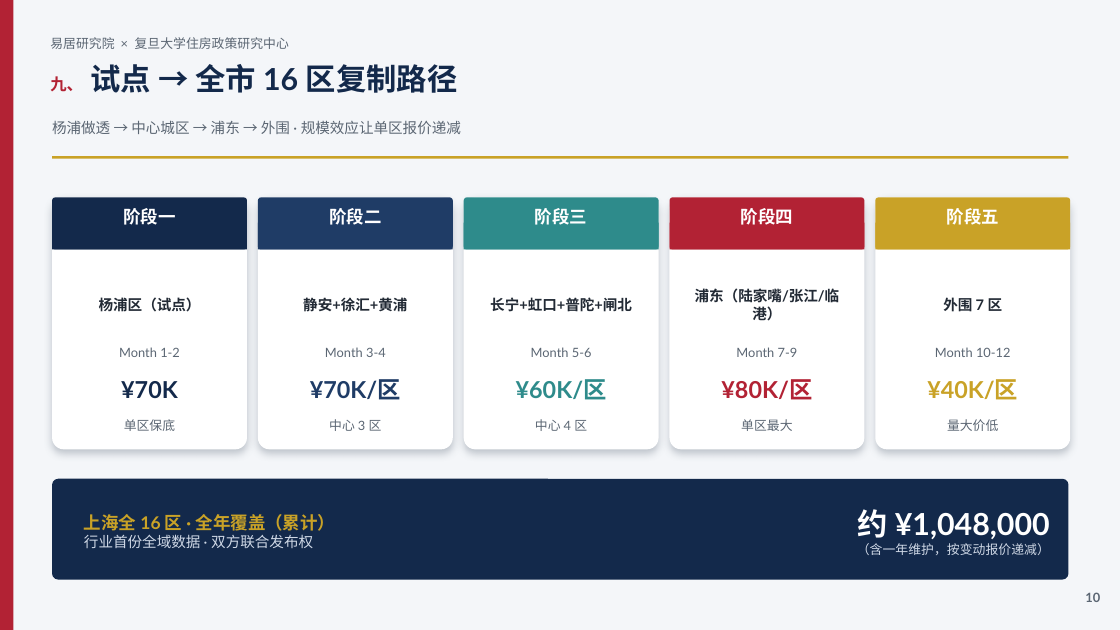
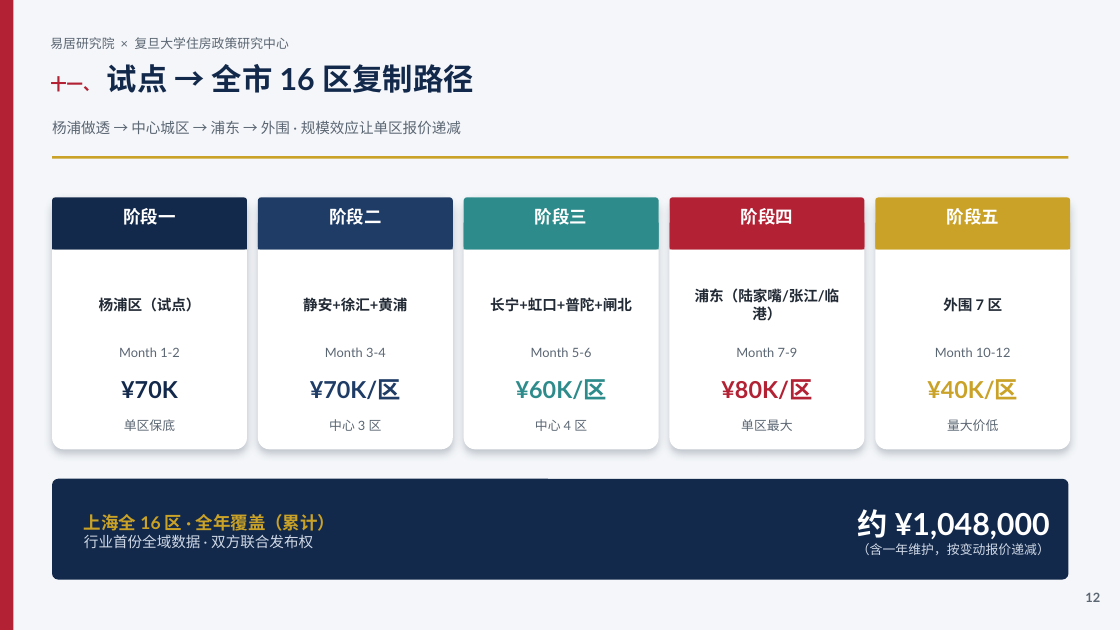
Before and after one commit to hujigang2010-maker/AIDEN, a slide deck: slide 12 of 易居研究院_复旦大学住房政策研究中心_合作方案.pptx (slide 10 before the commit). Drawn at 1120x630 pixels with LibreOffice and Linux fonts; fonts in the diff are those of the drawing. Boxes give left, top, right and bottom in pixels: in the first picture for what was removed or moved away, otherwise in the second. Text is boxed around its words. In the diff, an @@ line names an element or a change of style, - is before the commit and + after.

```diff
--- a/易居研究院_复旦大学住房政策研究中心_合作方案.pptx
+++ b/易居研究院_复旦大学住房政策研究中心_合作方案.pptx
@@ text at (x1=50, y1=64, x2=474, y2=93): text changed @@
-九、 试点 → 全市 16 区复制路径
+十一、 试点 → 全市 16 区复制路径
@@ text at (x1=1085, y1=592, x2=1100, y2=602): text changed @@
-10
+12
```
Also in this commit, not shown: 7 other slides changed, 2 slides added, 1 other file.
